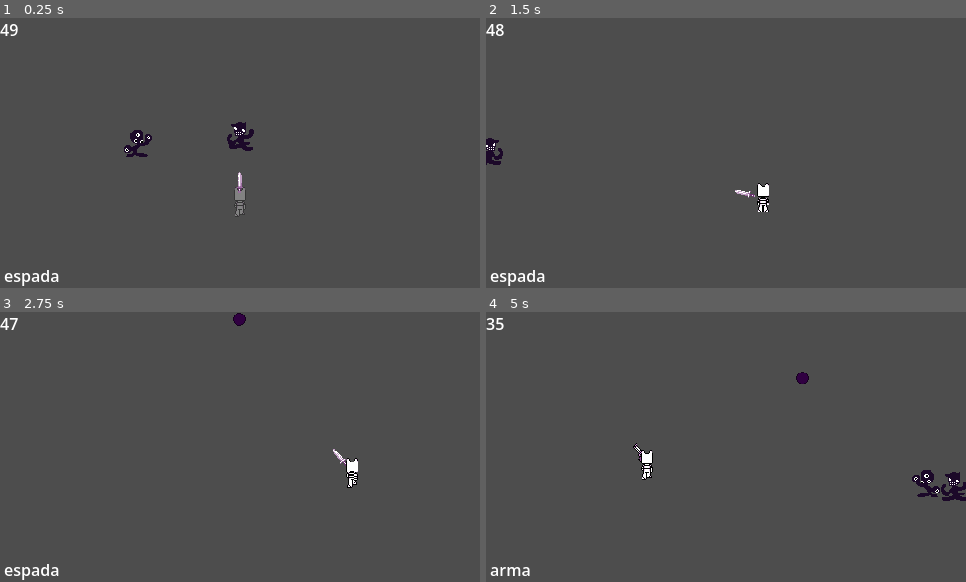
Above: before the commit, frames 1-4 (two rows, left to right).
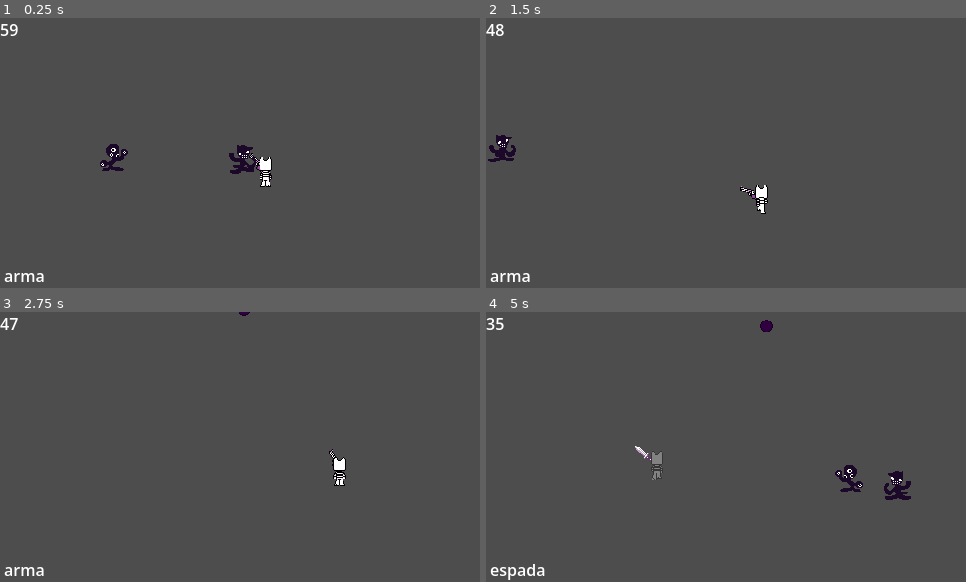
Above: after the commit, the same moments.

Repository: mathkkj/GMTK-Jam
Game: Godot game, scene res://node_2d.tscn
Same seed, same stepped clock (60 frames per second), same inputs: the game is played once before the commit and once after it.
Inputs (mouse positions are in pixels of both pictures, inside the frame that each line leads up to):
- Up to frame 1 (0.25 s): no input
- Up to frame 2 (1.5 s): move the mouse to (831, 139) at 0.52 s; hold D (direita) 0.53-1.28 s; tap E (dash) at 0.6 s; tap Mouse wheel down (trocar_arma_baixo) at 0.8, 1.35 s; move the mouse to (630, 166) at 1.27 s; hold S (baixo) from 1.28 s (still down)
- Up to frame 3 (2.75 s): tap Mouse wheel up (trocar_arma_cima) at 1.55, 2.1 s; move the mouse to (288, 387) at 2.02 s; release S (baixo) at 2.03 s; hold D (direita) from 2.03 s (still down); tap E (dash) at 2.3 s
- Up to frame 4 (5 s): move the mouse to (702, 501) at 2.77 s; release D (direita) at 2.78 s; hold W (cima) 2.78-3.53 s; click (702, 501) at 2.85 s; tap Mouse wheel down (trocar_arma_baixo) at 3.05, 4.35 s; move the mouse to (870, 487) at 3.52 s; hold A (esquerda) from 3.53 s (still down); tap E (dash) at 3.6, 4.55 s; tap Mouse wheel up (trocar_arma_cima) at 3.8 s; move the mouse to (582, 406) at 4.27 s

The runs differ from the first frame. In frame 1, 2.0% of the frame differs, in the area x 0-57%, y 2-100%; in frame 2, 0.9%; in frame 3, 0.9%; in frame 4, 2.1%, in the area x 0-100%, y 2-100%.

Commit message:
fix de alguns bugs + correção no dash

Diff:
--- a/cenas_tscn/inimigo.tscn
+++ b/cenas_tscn/inimigo.tscn
@@ -43,7 +43,7 @@
 size = Vector2(28, 24)
 
 [sub_resource type="RectangleShape2D" id="RectangleShape2D_g4v7s"]
-size = Vector2(29, 36.000004)
+size = Vector2(34.000004, 36.000004)
 
 [node name="inimigo" type="CharacterBody2D" unique_id=2100569929 groups=["inimigos"]]
 motion_mode = 1
@@ -63,8 +63,13 @@
 [node name="hurtbox" type="Area2D" parent="." unique_id=1423649857 groups=["inimigos"]]
 
 [node name="CollisionShape2D" type="CollisionShape2D" parent="hurtbox" unique_id=945260829 groups=["inimigos"]]
-position = Vector2(0.5, -0.9999981)
+position = Vector2(0.9999995, -0.9999981)
 scale = Vector2(0.9999998, 0.9999998)
 shape = SubResource("RectangleShape2D_g4v7s")
 
+[node name="dano_continuo" type="Timer" parent="." unique_id=505636383]
+wait_time = 0.5
+autostart = true
+
 [connection signal="body_entered" from="hurtbox" to="." method="_on_hurtbox_body_entered"]
+[connection signal="timeout" from="dano_continuo" to="." method="_on_dano_continuo_timeout"]
--- a/cenas_tscn/inimigos_projetil.tscn
+++ b/cenas_tscn/inimigos_projetil.tscn
@@ -43,7 +43,7 @@
 size = Vector2(28, 24)
 
 [sub_resource type="RectangleShape2D" id="RectangleShape2D_7huev"]
-size = Vector2(30.000002, 36.000004)
+size = Vector2(34, 36.000004)
 
 [node name="Inimigos_projetil" type="CharacterBody2D" unique_id=403934164 groups=["inimigos"]]
 motion_mode = 1
@@ -66,9 +66,13 @@
 [node name="hurtbox" type="Area2D" parent="." unique_id=273147852 groups=["inimigos"]]
 
 [node name="CollisionShape2D" type="CollisionShape2D" parent="hurtbox" unique_id=1698737325 groups=["inimigos"]]
-position = Vector2(1.0000008, -0.9999981)
+position = Vector2(0.9999995, -0.9999981)
 scale = Vector2(0.9999998, 0.9999998)
 shape = SubResource("RectangleShape2D_7huev")
 
+[node name="dano_continuo" type="Timer" parent="." unique_id=1232898197]
+wait_time = 0.5
+autostart = true
+
 [connection signal="timeout" from="Timer" to="." method="_on_timer_timeout"]
 [connection signal="body_entered" from="hurtbox" to="." method="_on_hurtbox_body_entered"]
--- a/cenas_tscn/player.tscn
+++ b/cenas_tscn/player.tscn
@@ -192,8 +192,10 @@
 scale = Vector2(0.8392682, 0.8392682)
 motion_mode = 1
 script = ExtResource("1_4flbx")
-DASH_TIMER = 0.25
-armas = Array[PackedScene]([ExtResource("3_i3pqv"), ExtResource("3_hqtel")])
+dash_vel = 550.0
+atrito_dash = 8000.0
+DASH_TIMER = 0.4
+armas = Array[PackedScene]([ExtResource("3_hqtel"), ExtResource("3_i3pqv")])
 
 [node name="CollisionShape2D" type="CollisionShape2D" parent="." unique_id=688098043 groups=["player"]]
 position = Vector2(1.4203957e-07, 7.1490855)
--- a/codigo_gd/inimigo.gd
+++ b/codigo_gd/inimigo.gd
@@ -3,7 +3,7 @@
 
 @onready var alvo = get_parent().get_node("player")
 @onready var sprite = get_node("sprite")
-
+@onready var hurtbox = get_node("hurtbox")
 @export var vida = 12
 
 @export var velocidade := 150.0
@@ -51,6 +51,7 @@
 
 	if vida <= 0:
 		queue_free()
+		Global.tempo += 10
 
 
 
@@ -80,3 +81,19 @@
 			var direcao_empurrao = (outro.global_position - global_position).normalized()
 			#receba 0 de dano
 			outro.receber_dano(0,direcao_empurrao, forca_knockback * 1.2)
+
+
+func _on_dano_continuo_timeout() -> void:
+	#isso daq é pra dar dano se eu continuar encostando nele
+	if !pode_dar_dano:
+		return
+	for body in hurtbox.get_overlapping_bodies():
+		if body.is_in_group("player") and !body.invencivel:
+			pode_dar_dano = false
+
+			var dir = (body.global_position - global_position).normalized()
+			body.receber_dano(dano, dir, 500)
+
+			await get_tree().create_timer(0.3).timeout
+			pode_dar_dano = true
+			break
--- a/codigo_gd/personagem.gd
+++ b/codigo_gd/personagem.gd
@@ -1,186 +1,145 @@
 extends CharacterBody2D
-
+#movimentacao
 @export var velocidade: float = 350.0
 @export var aceleracao: float = 2750.0
 @export var atrito: float = 1500.0
-@export var dash_vel: float = 1300.0
+@export var dash_vel: float = 600.0
+@export var atrito_dash := 4500.0
 
-@export var DASH_TIMER: float = 0.10
-@export var tempo_recarregamento_dash: float = 1.0
 
 @export var vida = 10
 @onready var colisao = get_node("CollisionShape2D")
 
-var invencivel := false
-var dashing := false
+
 
 @onready var sprite = get_node("sprite")
-
 @onready var hitbox = get_node("hitbox")
 
-var ultima_direcao_y := 1
-
-@onready var espada_cena = preload("res://cenas_tscn/espada.tscn")
-@onready var revolver_cena = preload("res://cenas_tscn/arma.tscn")
-
+#dash
 var pode_dash: bool = true
 var tempo_dash: float = 0.0
 var recarregar_tempo_dash: float = 0.0
 var dash_dir: Vector2 = Vector2.ZERO
-
-@export var armas: Array[PackedScene] = [
-	espada_cena,
-	revolver_cena,
-]
-
+var invencivel := false
+@export var DASH_TIMER: float = 0.3
+@export var tempo_recarregamento_dash: float = 1.0
+#armas
+@export var armas: Array[PackedScene] = [espada_cena, revolver_cena]
 var indice_arma := 0
 var arma_atual: Node2D
+@onready var espada_cena = preload("res://cenas_tscn/espada.tscn")
+@onready var revolver_cena = preload("res://cenas_tscn/arma.tscn")
 
+#estado
+enum EstadoJogador { Normal, Dashing }
+var estado_atual: EstadoJogador = EstadoJogador.Normal
 
 func _ready():
 	atualizar_arma()
 
 func atualizar_arma():
-
 	if armas.is_empty():
 		return
-
 	if armas[indice_arma] == null:
 		return
-
-
+	#deletar a arma atual para dps colocar a nova
 	if arma_atual:
 		arma_atual.queue_free()
-
-
 	arma_atual = armas[indice_arma].instantiate()
-	print(arma_atual)
 	add_child(arma_atual)
 
 func mudar_arma(valor):
 	if armas.is_empty():
 		return
-
 	indice_arma += valor
 
-	# faz voltar para o começo ou fim as armas
+	#resetar o valor se nao tiver mais nada
 	if indice_arma >= armas.size():
 		indice_arma = 0
 	elif indice_arma < 0:
 		indice_arma = armas.size() - 1
-
 	atualizar_arma()
 
-
 func atualizar_animacao():
-
 	var direcao_mira = get_global_mouse_position() - global_position
-
 	var tipo_animacao = "idle"
-
 	if velocity.length() > 0:
 		tipo_animacao = "andar"
-
-
-	# MOUSE PARA CIMA
 	if direcao_mira.y < 0:
 		sprite.play(tipo_animacao + "_cima")
-
-	# MOUSE PARA BAIXO
 	else:
 		sprite.play(tipo_animacao + "_baixo")
 
 func _physics_process(delta: float) -> void:
 
-
 	atualizar_animacao()
-	#trocar arma
+	# trocar de arma
 	if Input.is_action_just_pressed("trocar_arma_cima"):
 		mudar_arma(1)
-
 	if Input.is_action_just_pressed("trocar_arma_baixo"):
 		mudar_arma(-1)
 
+	var direcao = Input.get_vector("esquerda", "direita", "cima", "baixo")
+	#logica dos estados
+	match estado_atual:
+		EstadoJogador.Normal:
+			# movimentação
+			if direcao != Vector2.ZERO:
+				#andar
+				var velocidade_alvo = direcao.normalized() * velocidade
+				velocity = velocity.move_toward(velocidade_alvo, aceleracao * delta)
+			else:
+				#ficar parado
+				velocity = velocity.move_toward(Vector2.ZERO, atrito * delta)
 
 
-	var direcao := Input.get_vector("esquerda", "direita", "cima", "baixo")
+			# iniciar dash se puder
+			if Input.is_action_just_pressed("dash") and pode_dash:
+				estado_atual = EstadoJogador.Dashing
+				invencivel = true
+				tempo_dash = DASH_TIMER
+				pode_dash = false
+				# desativar a hitbox durante dash
+				hitbox.set_deferred("monitoring", false)
+				hitbox.set_deferred("monitorable", false)
+				set_collision_mask_value(1, false)
+				set_collision_layer_value(1, false)
+				dash_dir = direcao.normalized()
 
-	if direcao != Vector2.ZERO:
-		var velocidade_alvo = direcao.normalized() * velocidade
-		velocity = velocity.move_toward(velocidade_alvo, aceleracao * delta)
-	else:
-		velocity = velocity.move_toward(Vector2.ZERO, atrito * delta)
-
-	_mecanica_dash(delta)
-	move_and_slide()
-func _mecanica_dash(delta):
-
-	# INICIAR DASH
-	if Input.is_action_just_pressed("dash") and pode_dash and !dashing:
-
-		dashing = true
-		pode_dash = false
-		invencivel = true
-
-		tempo_dash = DASH_TIMER
+		EstadoJogador.Dashing:
+			# dash mecanicas
+			velocity = dash_dir.normalized() * dash_vel
+			tempo_dash -= delta
+			if tempo_dash <= 0:
+				estado_atual = EstadoJogador.Normal
+				invencivel = false
+				# voltar com a hitbox
+				hitbox.set_deferred("monitoring", true)
+				hitbox.set_deferred("monitorable", true)
+				set_collision_mask_value(1, true)
+				set_collision_layer_value(1, true)
 
 
-		# tira colisão durante o dash
-		hitbox.set_deferred("monitoring", false)
-		hitbox.set_deferred("monitorable", false)
-		set_collision_mask_value(1, false)
-		set_collision_layer_value(1, false)
+	# recarga do dash
+	if not pode_dash:
 
-		dash_dir = Input.get_vector(
-			"esquerda",
-			"direita",
-			"cima",
-			"baixo"
-		)
-
-
-		dash_dir = dash_dir.normalized()
-
-
-	# DURANTE O DASH
-	if dashing:
-
-		velocity = dash_dir * 800
-
-		tempo_dash -= delta
-		#cabo o dash
-		if tempo_dash <= 0:
-
-			dashing = false
-			invencivel = false
-			# volta com a colisao dps do dash
-			hitbox.set_deferred("monitoring", true)
-			hitbox.set_deferred("monitorable", true)
-			set_collision_mask_value(1, true)
-			set_collision_layer_value(1, true)
-
-
-	# RECARGA DO DASH
-	if !pode_dash:
 		recarregar_tempo_dash -= delta
-
 		if recarregar_tempo_dash <= 0:
 			pode_dash = true
 
+	move_and_slide()
+
 func receber_dano(dano, direcao_knockback, forca_knockback):
-
 	if invencivel:
 		return
-
 	invencivel = true
-
 	Global.tempo -= dano
+	#knockback
 	velocity = direcao_knockback * forca_knockback
-
+	#efeito pra ficar piscando
 	for i in range(6):
 		sprite.modulate.a = 0.3
 		await get_tree().create_timer(0.08).timeout
 		sprite.modulate.a = 1.0
 		await get_tree().create_timer(0.08).timeout
-
 	invencivel = false
--- a/node_2d.tscn
+++ b/node_2d.tscn
@@ -12,6 +12,8 @@
 script = ExtResource("1_q6r6c")
 
 [node name="player" parent="." unique_id=290254226 instance=ExtResource("1_0hol4")]
+position = Vector2(56, 35)
+armas = null
 
 [node name="Camera2D" type="Camera2D" parent="." unique_id=1289913721 node_paths=PackedStringArray("personagem")]
 position_smoothing_enabled = true
